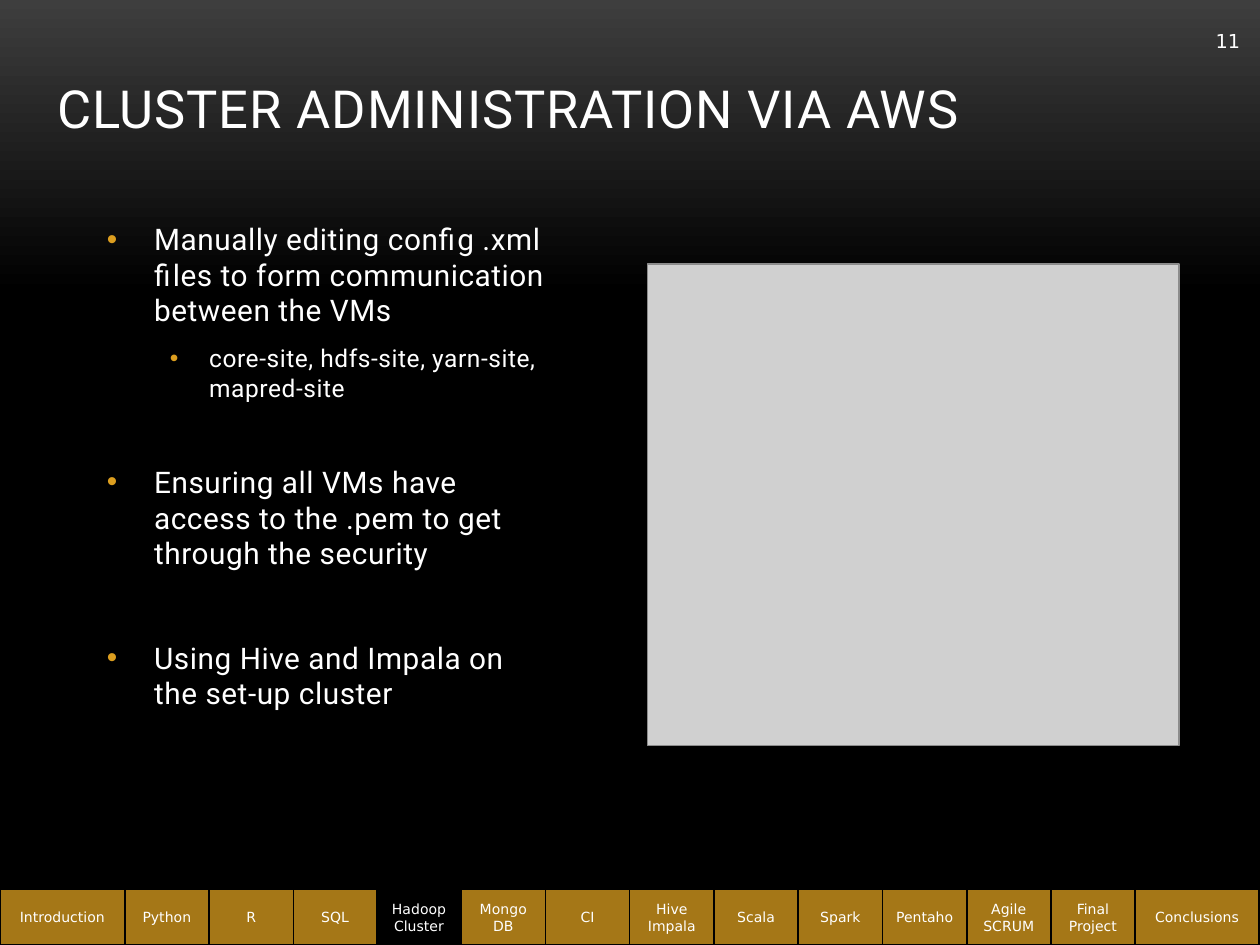
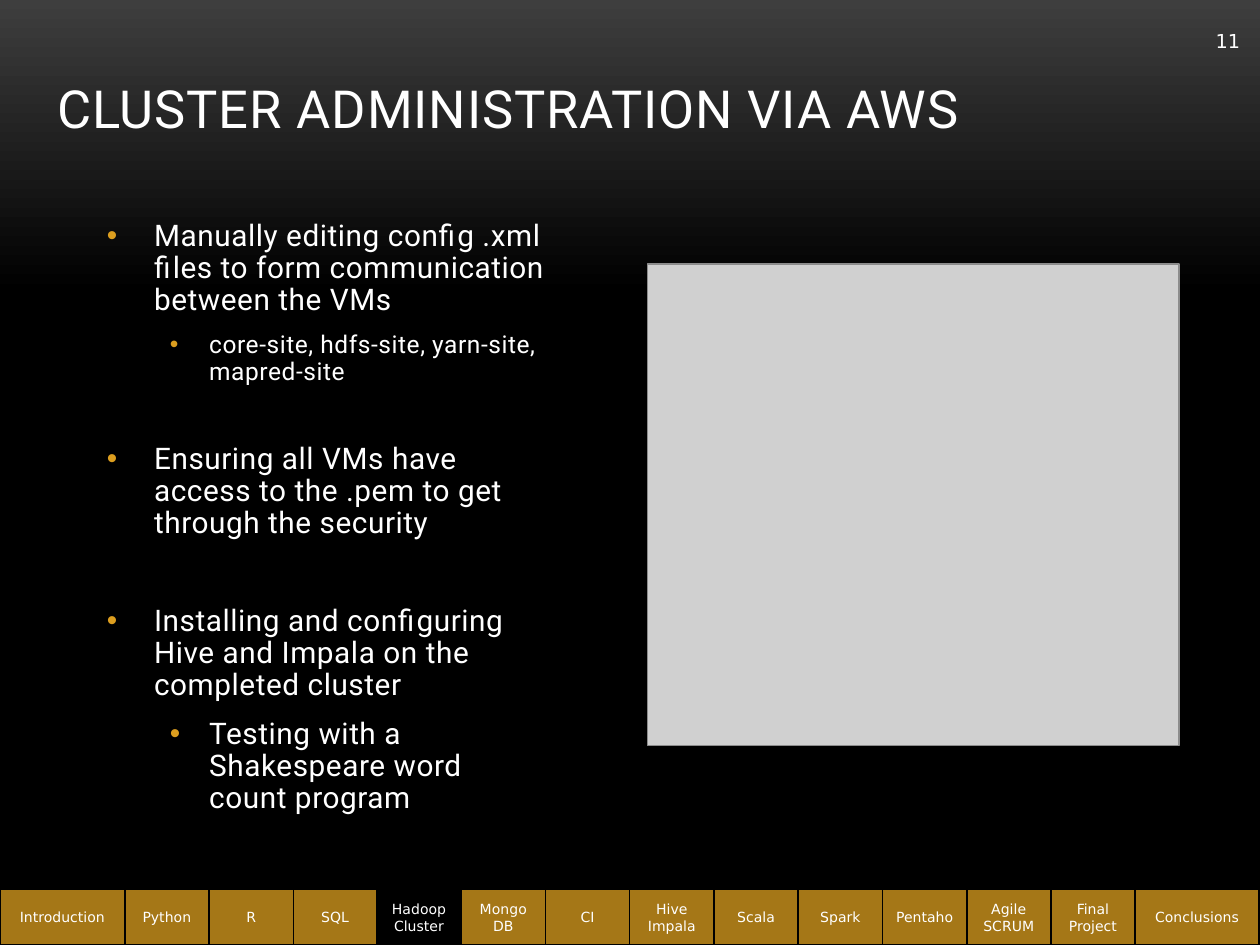
Before and after one commit to abe1ge/teletubbiesQAC, a slide deck: slide 11 of FinalPresentation.pptx. Drawn at 1260x945 pixels with LibreOffice and Linux fonts; fonts in the diff are those of the drawing; grey boxes stand for pictures; background and template pictures are left out. Boxes give left, top, right and bottom in pixels: in the first picture for what was removed or moved away, otherwise in the second. Text is boxed around its words. In the diff, an @@ line names an element or a change of style, - is before the commit and + after.

```diff
--- a/FinalPresentation.pptx
+++ b/FinalPresentation.pptx
@@ text at [154, 223, 544, 540]: line spacing 1 to 0.9 @@
@@ text at [154, 608, 503, 815]: text changed @@
-• Using Hive and Impala on the set-up cluster
+• Installing and configuring Hive and Impala on the completed cluster
+  • Testing with a Shakespeare word count program
```
Also in this commit, not shown: 10 other slides changed, 4 slides added.
